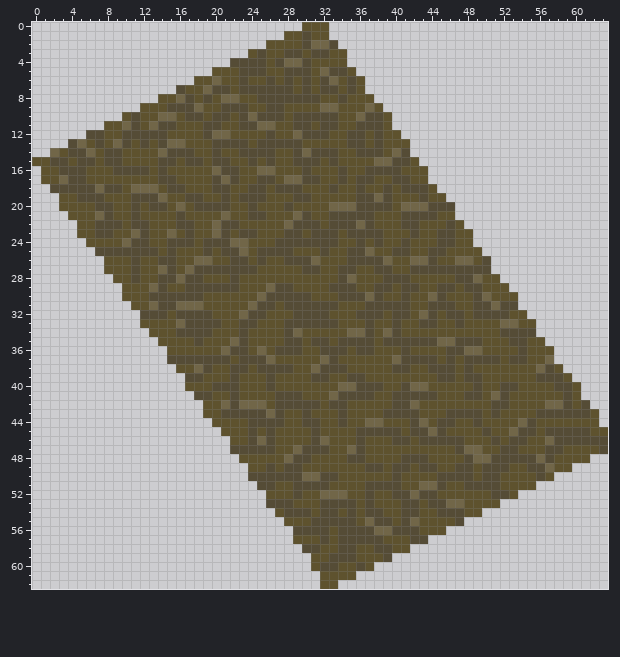
Pixel-art sprite, stored at Assets/EnvironmentTiles/EastFaceDirtRamp.png. The picture above was drawn from the file before the commit.
The file is 64x63 pixels. Pixels under 10% opacity are left out. Colours within 5 levels of each other are drawn and written as one.
New version:
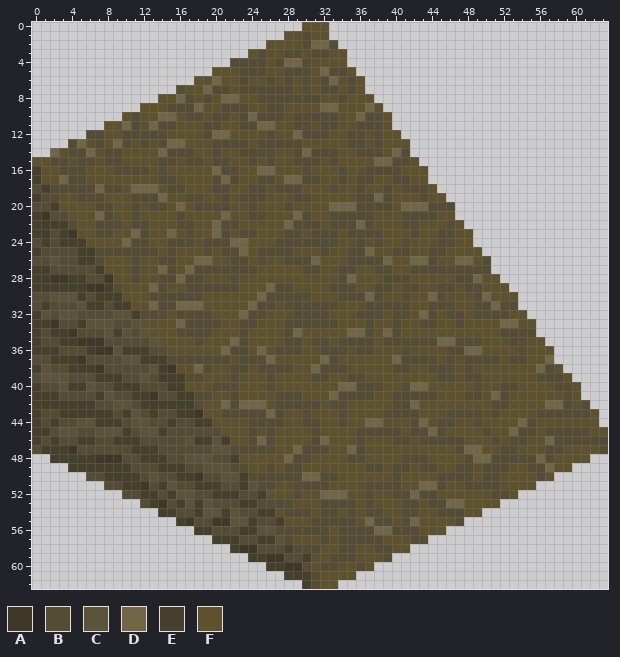
Palette (. is transparent): A #3f3828  B #554c36  C #5c533b  D #716648  E #453f2c  F #5e522e
Diff:
Changed rows in their new state; - is an unchanged pixel.
first column x 0:
16 E-------------------------------
17 E-------------------------------
18 BE------------------------------
19 EBB-----------------------------
20 BBE-----------------------------
21 EABB----------------------------
22 EEEEB---------------------------
23 EEBEA---------------------------
24 BEBEEE--------------------------
25 EBBBBEE-------------------------
26 BBCBBEEB------------------------
27 EEBBBBBE------------------------
28 EEAAEEBBA-----------------------
29 EEEEEEAAEB----------------------
30 BBCCCEBEEE----------------------
31 BEBBBCEEBEE---------------------
32 ECBCCBBBBCCE--------------------
33 EEABBECCCBBC--------------------
34 EBEEABBBCECBC-------------------
35 EBBEEAAABBBBBC------------------
36 EEEBBBEAACEEEBB-----------------
37 BBEEEABBBBCCEEE-----------------
38 ECBBEEEABBBBBCEA----------------
39 BCCCBBBEEEBBCBEEE---------------
40 EBBCEECBBEEEBBBEE---------------
41 EEEBBBBECBBEEABBEE--------------
42 EEEEEEEBBCCBEEEEEEB-------------
43 EBBEEEEEEBECBEBBEEA-------------
44 EBEBBCCEEEBCCBBEBBEE------------
45 EEBCCBBCCCEBCCEBBBBBB-----------
46 EBEBBEEBBEEEBBBBBCEECE----------
47 BEEEABBBBBBEEEBBBBBBCC----------
48 --EEEEEAAABBEEEBBCCCBBE---------
49 ----EEEEEEEBBBEEEBBCCCBB--------
50 ------BBEEEEBCBBEEABBCCE--------
51 --------BBEEABECBBEEEBBEC-------
52 ----------BBEEBECCBBEEEBBE------
53 ------------BEABECECBBBEEB------
54 --------------EEBBECCECBBEE-----
55 ----------------EABBAACCEBBE----
56 ------------------EEBBBEECCBB---
57 --------------------EEEBBEECB---
58 ----------------------EAABBBEB--
59 ------------------------EEAABBE-
60 --------------------------EEAAB-
61 ----------------------------EEEB
62 ------------------------------EB
Pixel boxes of the changes (left, top, right, bottom) in both pictures:
added: (32, 166, 320, 589)
